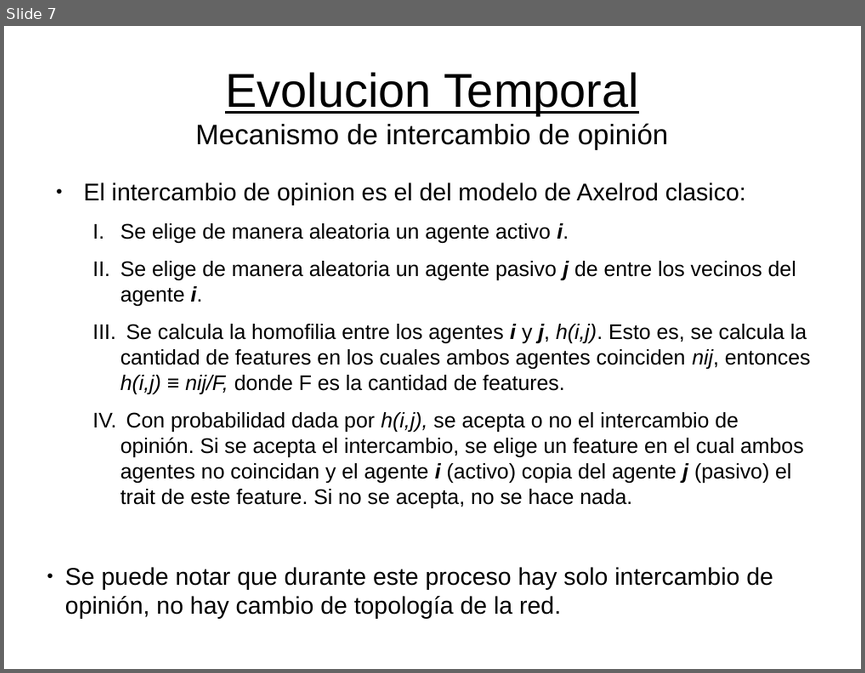
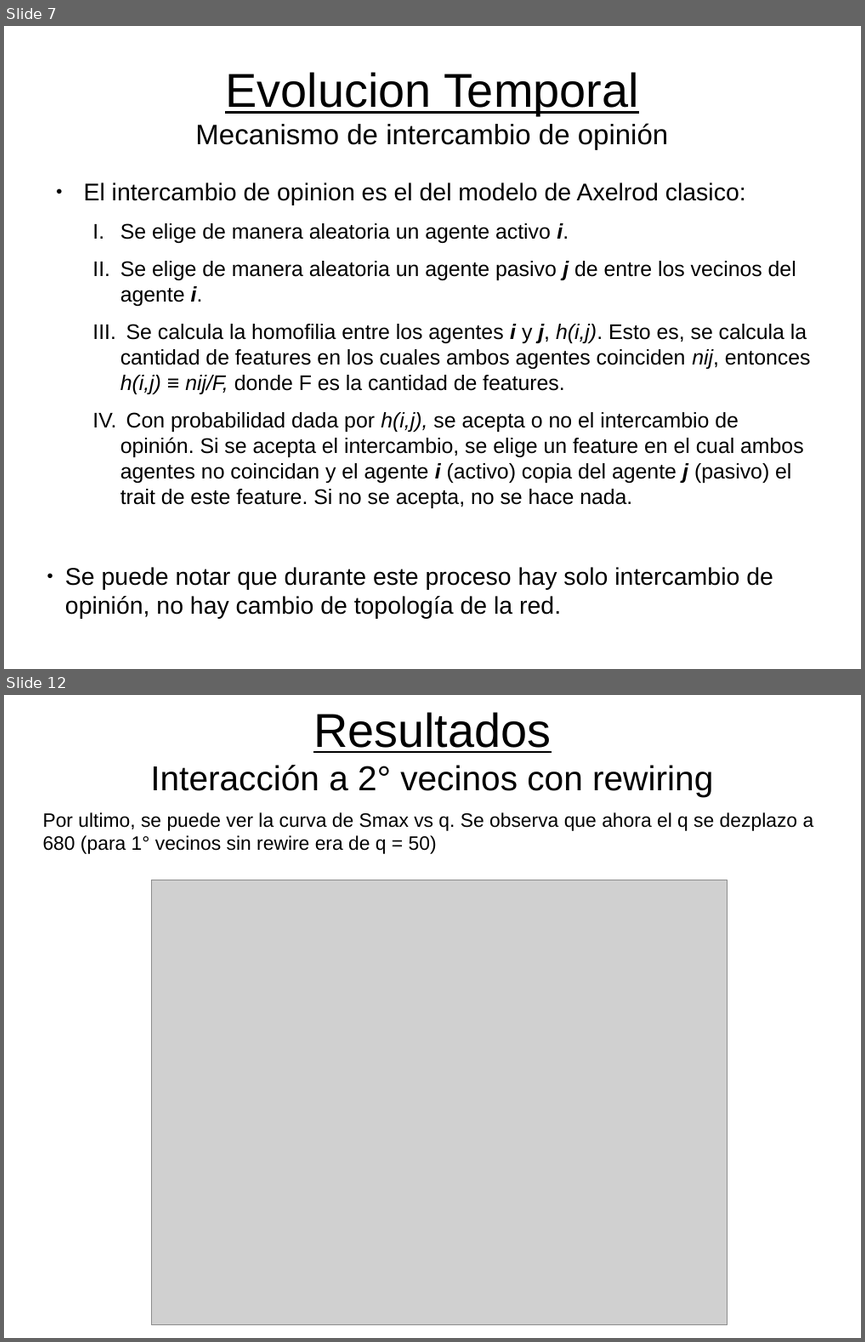
Before and after one commit to flsanchez/axelrod, a slide deck: data/presentaciones/11-08.odp. Shown one above the other, each under a label of ours: slide 7 before the commit, slides 7 and 12 after it; the slides between them are not shown. The pictures are 865x673 and 865x1342 pixels, drawn with LibreOffice and Linux fonts; fonts in the diff are those of the drawing; grey boxes stand for pictures. Boxes give left, top, right and bottom in pixels: in the first picture for what was removed or moved away, otherwise in the second. Text is boxed around its words. In the diff, an @@ line names an element or a change of style, - is before the commit and + after.

```diff
--- a/data/presentaciones/11-08.odp
+++ b/data/presentaciones/11-08.odp
@@ slide 12 added at [4,695,861,1338], background #FFFFFF @@
@@ title added at [150,712,713,797], 32 pt, text #000000 @@
+Resultados
+Interacción a 2° vecinos con rewiring
@@ text added at [43,812,814,854], 18 pt, text #000000 @@
+Por ultimo, se puede ver la curva de Smax vs q. Se observa que ahora el q se dezplazo a 680 (para 1° vecinos sin rewire era de q = 50)
@@ picture added at [152,880,727,1325] @@
```
Also in this commit, not shown: 4 slides changed, 2 other slides added, 14 other files.
